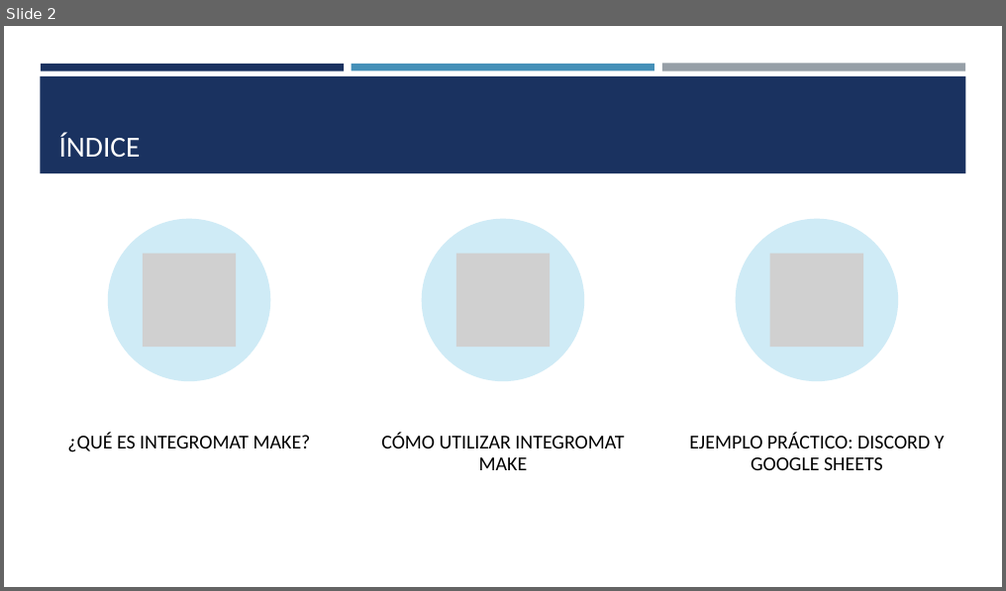
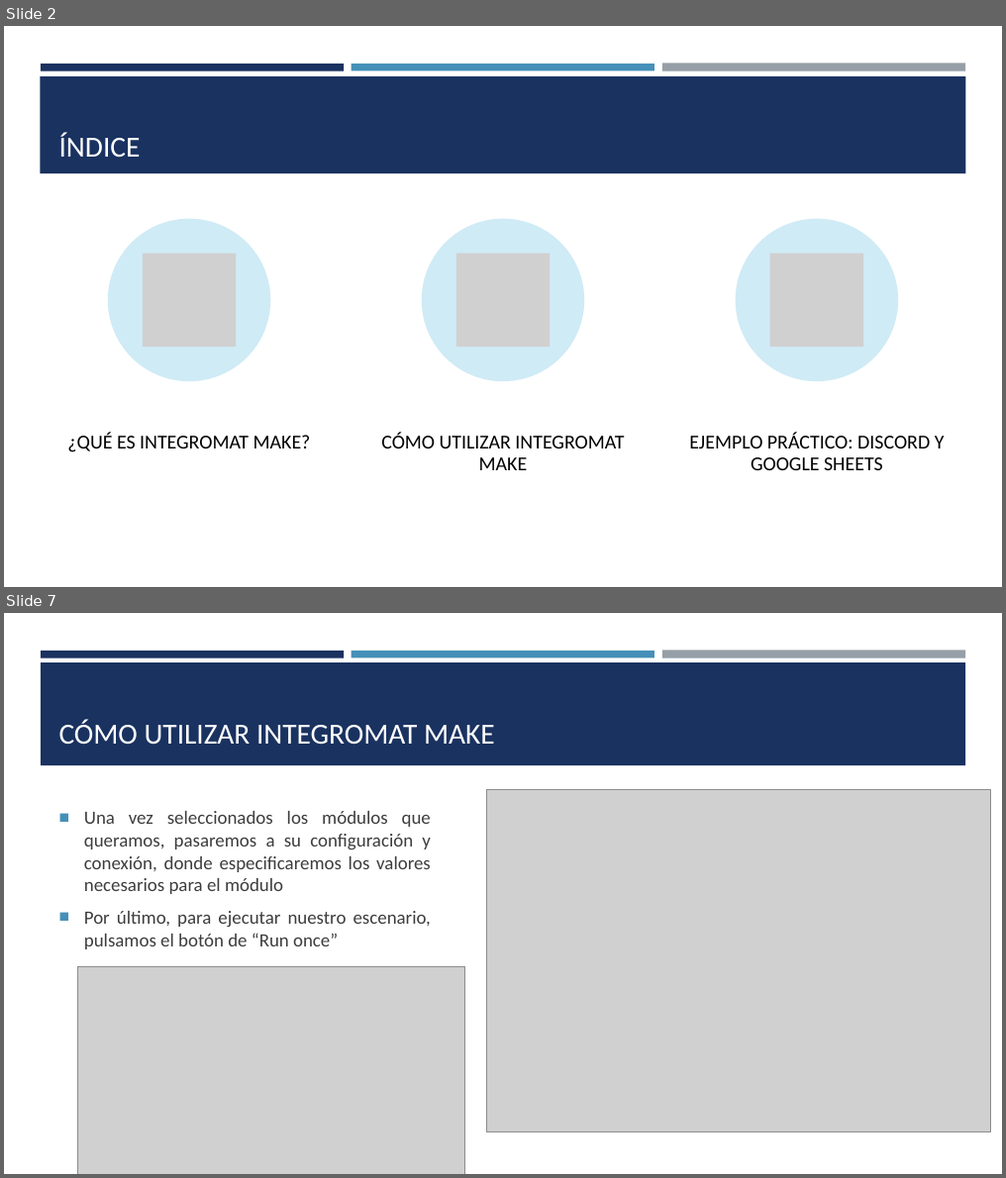
Before and after one commit to SaulRC1/Integracion-de-la-informacion-y-aplicaciones, a slide deck: Practicas/Practica 2 - Integromat Make/Herramienta Integromat Make - Juan Alberto Domínguez Vázquez Saúl Rodríguez Naranjo.pptx. Shown one above the other, each under a label of ours: slide 2 before the commit, slides 2 and 7 after it; the slides between them are not shown. The pictures are 1006x591 and 1006x1178 pixels, drawn with LibreOffice and Linux fonts; fonts in the diff are those of the drawing; grey boxes stand for pictures. Boxes give left, top, right and bottom in pixels: in the first picture for what was removed or moved away, otherwise in the second. Text is boxed around its words. In the diff, an @@ line names an element or a change of style, - is before the commit and + after.

Commit message:
Terminados apartados '¿Que es Integromat Make?' y 'Como utilizar Integromat Make'

```diff
--- a/Practicas/Practica 2 - Integromat Make/Herramienta Integromat Make - Juan Alberto Domínguez Vázquez Saúl Rodríguez Naranjo.pptx
+++ b/Practicas/Practica 2 - Integromat Make/Herramienta Integromat Make - Juan Alberto Domínguez Vázquez Saúl Rodríguez Naranjo.pptx
@@ slide 7 added at (4, 613, 1002, 1174), background #FFFFFF; not listed: 3 template elements that a slide beside it also shows @@
@@ rectangle added at (41, 663, 966, 765), fill #1A3260 @@
@@ title added at (59, 719, 495, 745), 28 pt, text #FFFFFF @@
+CÓMO UTILIZAR INTEGROMAT MAKE
@@ picture added at (487, 789, 991, 1133) @@
@@ text added at (84, 811, 431, 950), 18 pt, text #3D3D3D @@
+■ Una vez seleccionados los módulos que queramos, pasaremos a su configuración y conexión, donde especificaremos los valores necesarios para el módulo
+■ Por último, para ejecutar nuestro escenario, pulsamos el botón de “Run once”
@@ picture added at (78, 967, 465, 1174) @@
```
Also in this commit, not shown: 3 slides changed, 7 other slides added.
